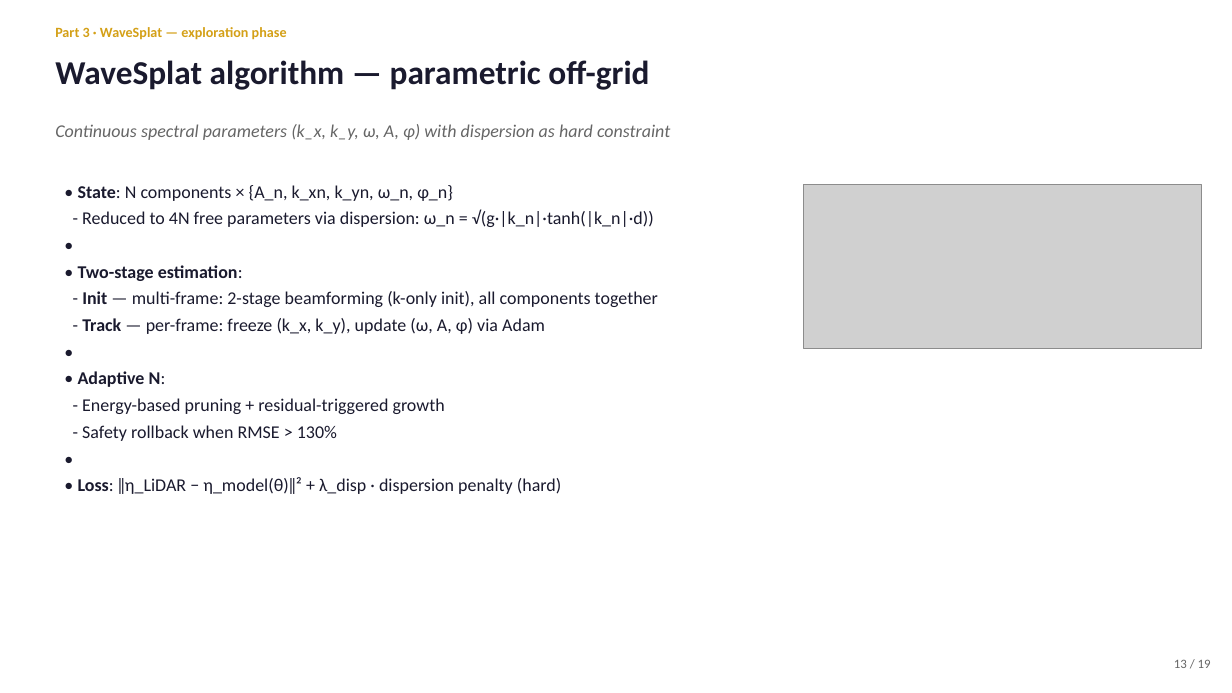
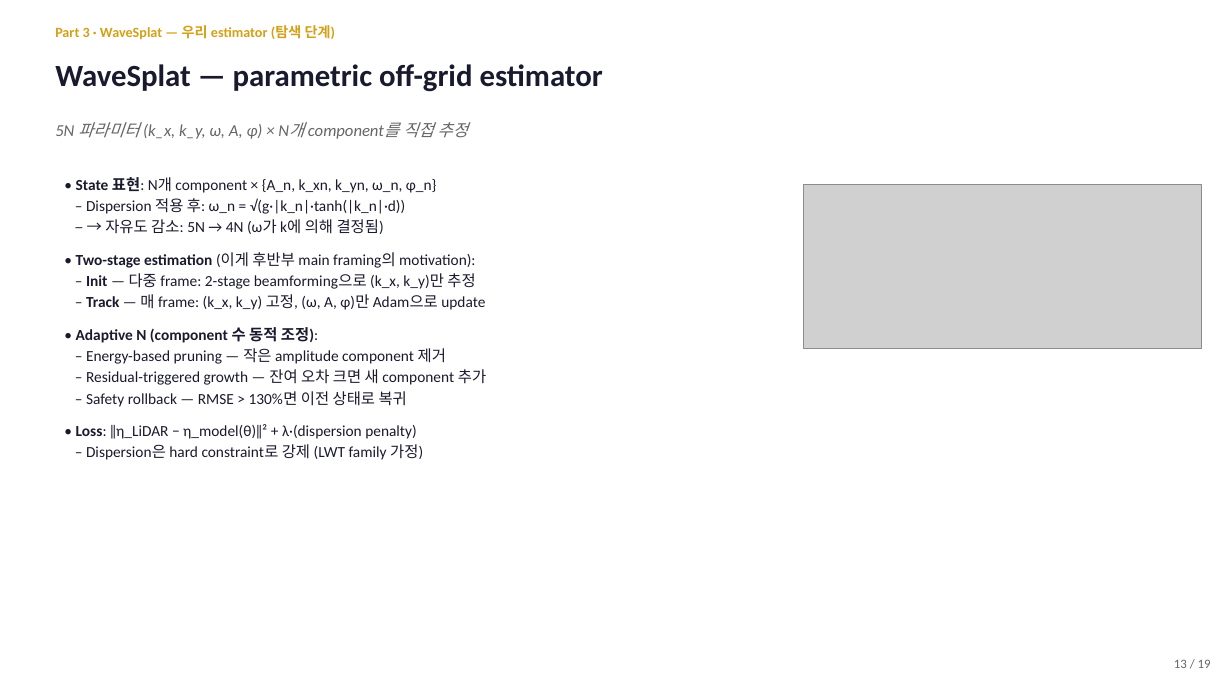
Before and after one commit to SAEYONGPARK94/wavesplat, a slide deck: slide 13 of wavesplat/docs/labmeeting_2026_05_13.pptx. Drawn at 1232x693 pixels with LibreOffice and Linux fonts; fonts in the diff are those of the drawing; grey boxes stand for pictures. Boxes give left, top, right and bottom in pixels: in the first picture for what was removed or moved away, otherwise in the second. Text is boxed around its words. In the diff, an @@ line names an element or a change of style, - is before the commit and + after.

```diff
--- a/wavesplat/docs/labmeeting_2026_05_13.pptx
+++ b/wavesplat/docs/labmeeting_2026_05_13.pptx
@@ text at (x1=55, y1=25, x2=336, y2=40): text changed @@
-Part 3 · WaveSplat — exploration phase
+Part 3 · WaveSplat — 우리 estimator (탐색 단계)
@@ text at (x1=55, y1=64, x2=603, y2=92): text changed; size 26 to 24 pt @@
-WaveSplat algorithm — parametric off-grid
+WaveSplat — parametric off-grid estimator
@@ text at (x1=55, y1=122, x2=468, y2=139): text changed; size 14 to 13 pt @@
-Continuous spectral parameters (k_x, k_y, ω, A, φ) with dispersion as hard constraint
+5N 파라미터 (k_x, k_y, ω, A, φ) × N개 component를 직접 추정
@@ text at (x1=76, y1=177, x2=486, y2=460): text changed; size 14 to 12 pt @@
-• State: N components × {A_n, k_xn, k_yn, ω_n, φ_n}
-- Reduced to 4N free parameters via dispersion: ω_n = √(g·|k_n|·tanh(|k_n|·d))
-•
-• Two-stage estimation:
-- Init — multi-frame: 2-stage beamforming (k-only init), all components together
-- Track — per-frame: freeze (k_x, k_y), update (ω, A, φ) via Adam
-•
-• Adaptive N:
-- Energy-based pruning + residual-triggered growth
-- Safety rollback when RMSE > 130%
-•
-• Loss: ‖η_LiDAR − η_model(θ)‖² + λ_disp · dispersion penalty (hard)
+• State 표현: N개 component × {A_n, k_xn, k_yn, ω_n, φ_n}
+– Dispersion 적용 후: ω_n = √(g·|k_n|·tanh(|k_n|·d))
+– → 자유도 감소: 5N → 4N (ω가 k에 의해 결정됨)
+• Two-stage estimation (이게 후반부 main framing의 motivation):
+– Init — 다중 frame: 2-stage beamforming으로 (k_x, k_y)만 추정
+– Track — 매 frame: (k_x, k_y) 고정, (ω, A, φ)만 Adam으로 update
+• Adaptive N (component 수 동적 조정):
+– Energy-based pruning — 작은 amplitude component 제거
+– Residual-triggered growth — 잔여 오차 크면 새 component 추가
+– Safety rollback — RMSE > 130%면 이전 상태로 복귀
+• Loss: ‖η_LiDAR − η_model(θ)‖² + λ·(dispersion penalty)
+– Dispersion은 hard constraint로 강제 (LWT family 가정)
```
Also in this commit, not shown: 24 other slides changed, 1 slide added, 1 slide removed, 2 other files.
